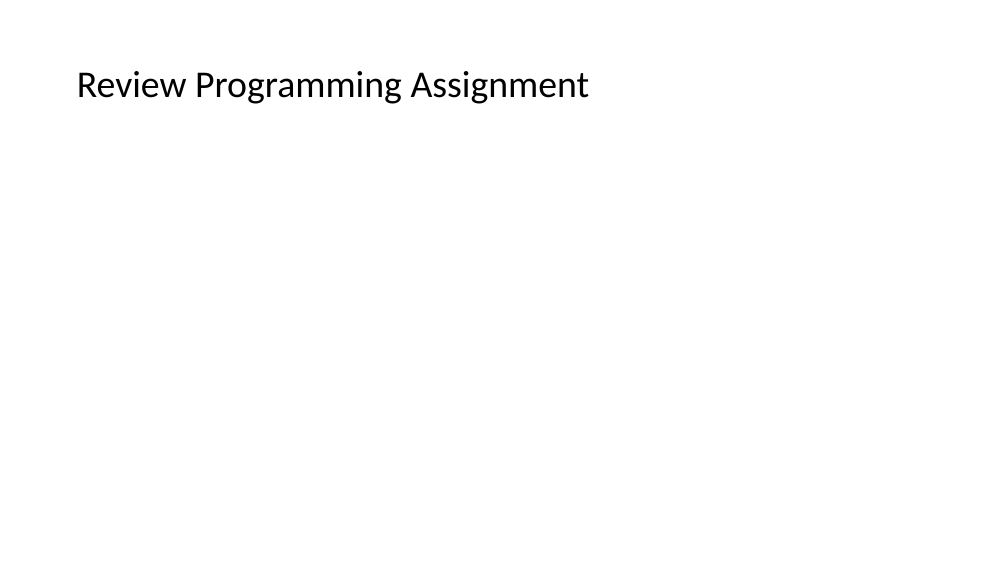
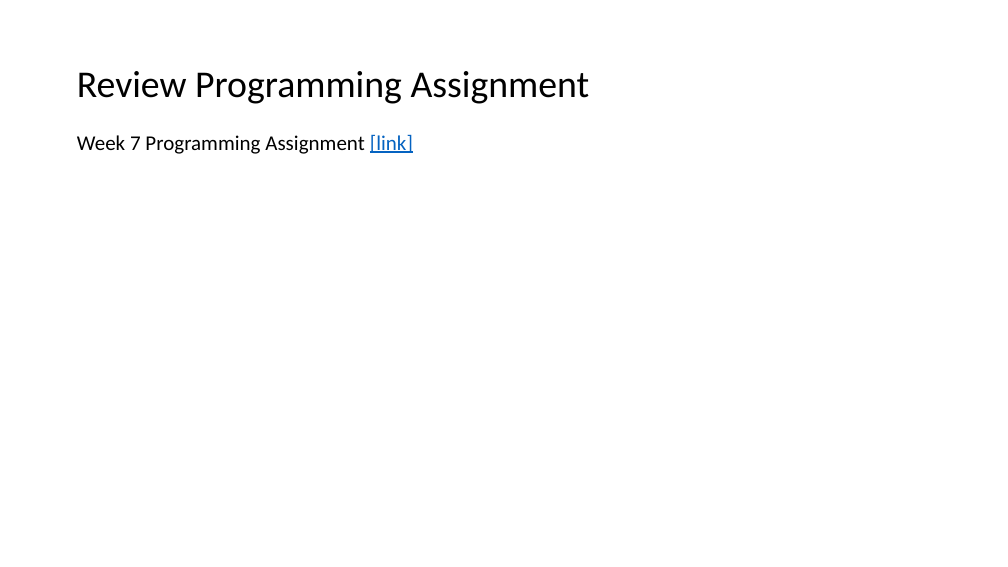
Before and after one commit to EricJPogue/www-epogue-info, a slide deck: slide 3 of CPSC-24500/Week07/2017SpringW07Slides.pptx. Drawn at 1008x567 pixels with LibreOffice and Linux fonts; fonts in the diff are those of the drawing. Boxes give left, top, right and bottom in pixels: in the first picture for what was removed or moved away, otherwise in the second. Text is boxed around its words. In the diff, an @@ line names an element or a change of style, - is before the commit and + after.

Commit message:
Update week 7 documents.

```diff
--- a/CPSC-24500/Week07/2017SpringW07Slides.pptx
+++ b/CPSC-24500/Week07/2017SpringW07Slides.pptx
@@ text added at bbox=[77, 134, 413, 154], 20 pt, text #000000 @@
+Week 7 Programming Assignment [link]
```
Also in this commit, not shown: 1 other slide changed, 3 other files.
